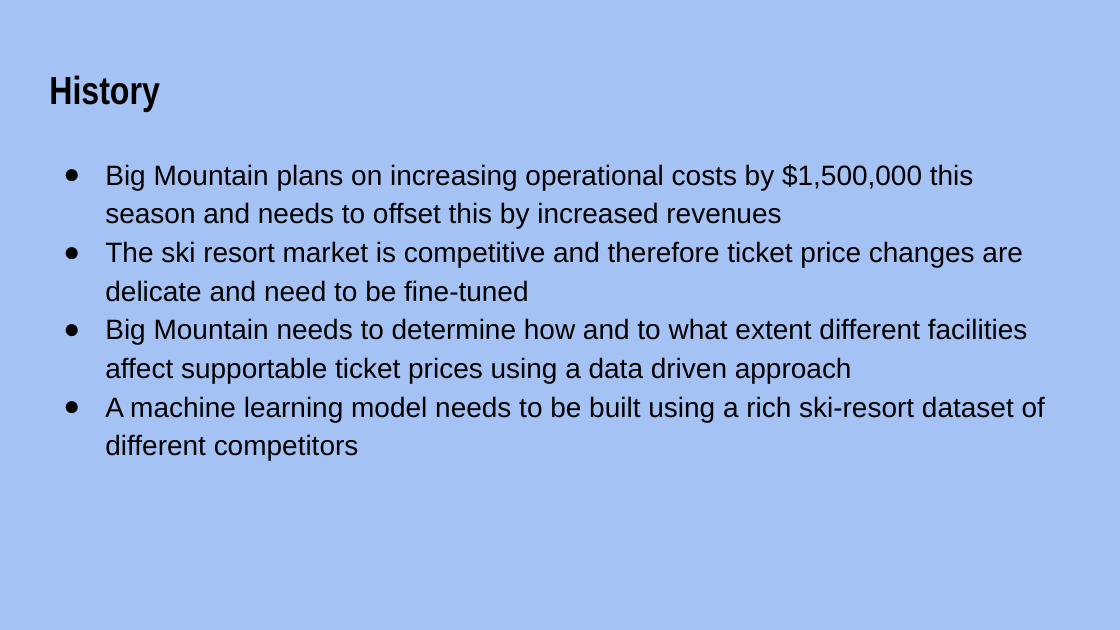
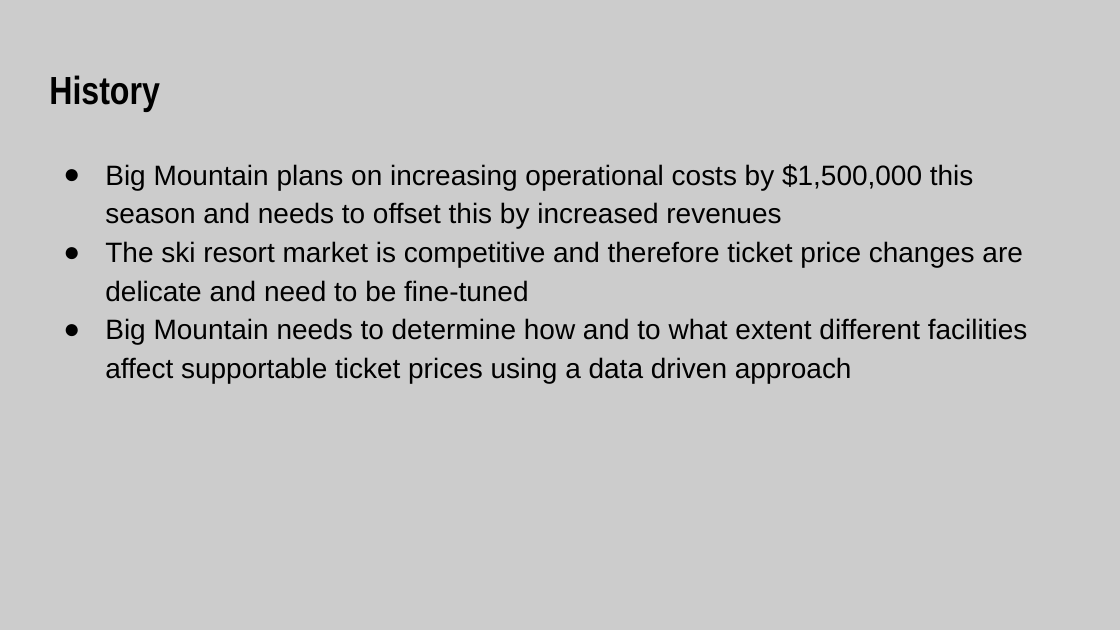
Before and after one commit to shaisid01/Data-Science, a slide deck: slide 3 of CapstoneProjects/Big Mountain Ski Resort/Docs/Project Slides.pptx. Drawn at 1120x630 pixels with LibreOffice and Linux fonts; fonts in the diff are those of the drawing. Boxes give left, top, right and bottom in pixels: in the first picture for what was removed or moved away, otherwise in the second. Text is boxed around its words. In the diff, an @@ line names an element or a change of style, - is before the commit and + after.

```diff
--- a/CapstoneProjects/Big Mountain Ski Resort/Docs/Project Slides.pptx
+++ b/CapstoneProjects/Big Mountain Ski Resort/Docs/Project Slides.pptx
@@ background #A4C2F4 to #CCCCCC @@
@@ text at [105,396,1045,460]: paragraph removed @@
-● A machine learning model needs to be built using a rich ski-resort dataset of different competitors
```
Also in this commit, not shown: 7 other slides changed, 2 slides removed, 1 other file.
